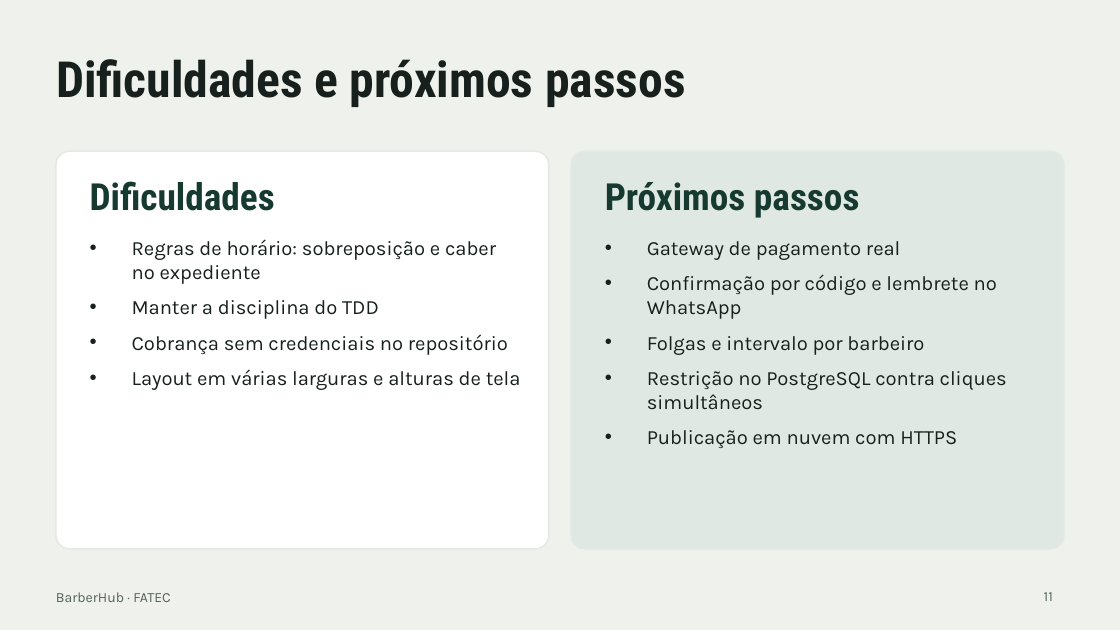
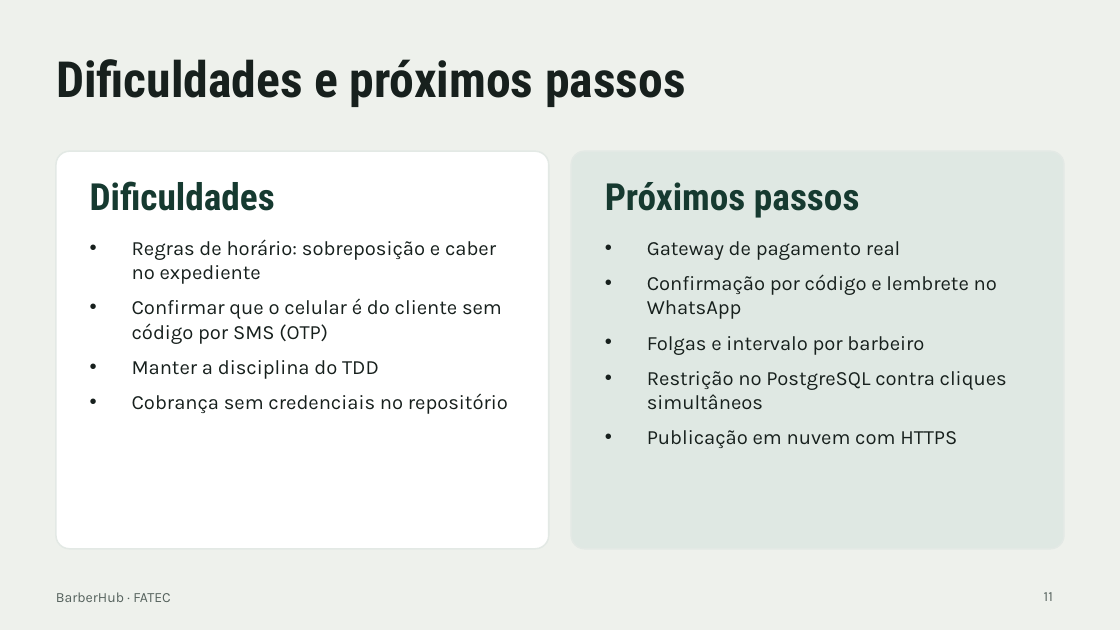
Before and after one commit to joao-hideki/barberhub, a slide deck: slide 11 of docs/BarberHub-Apresentacao.pptx. Drawn at 1120x630 pixels with LibreOffice and Linux fonts; fonts in the diff are those of the drawing. Boxes give left, top, right and bottom in pixels: in the first picture for what was removed or moved away, otherwise in the second. Text is boxed around its words. In the diff, an @@ line names an element or a change of style, - is before the commit and + after.

```diff
--- a/docs/BarberHub-Apresentacao.pptx
+++ b/docs/BarberHub-Apresentacao.pptx
@@ text at (132,299,502,344): paragraph added @@
+• Confirmar que o celular é do cliente sem código por SMS (OTP)
@@ text at (132,369,521,390): paragraph removed @@
-• Layout em várias larguras e alturas de tela
```
Also in this commit, not shown: 4 other slides changed, 1 other file.
